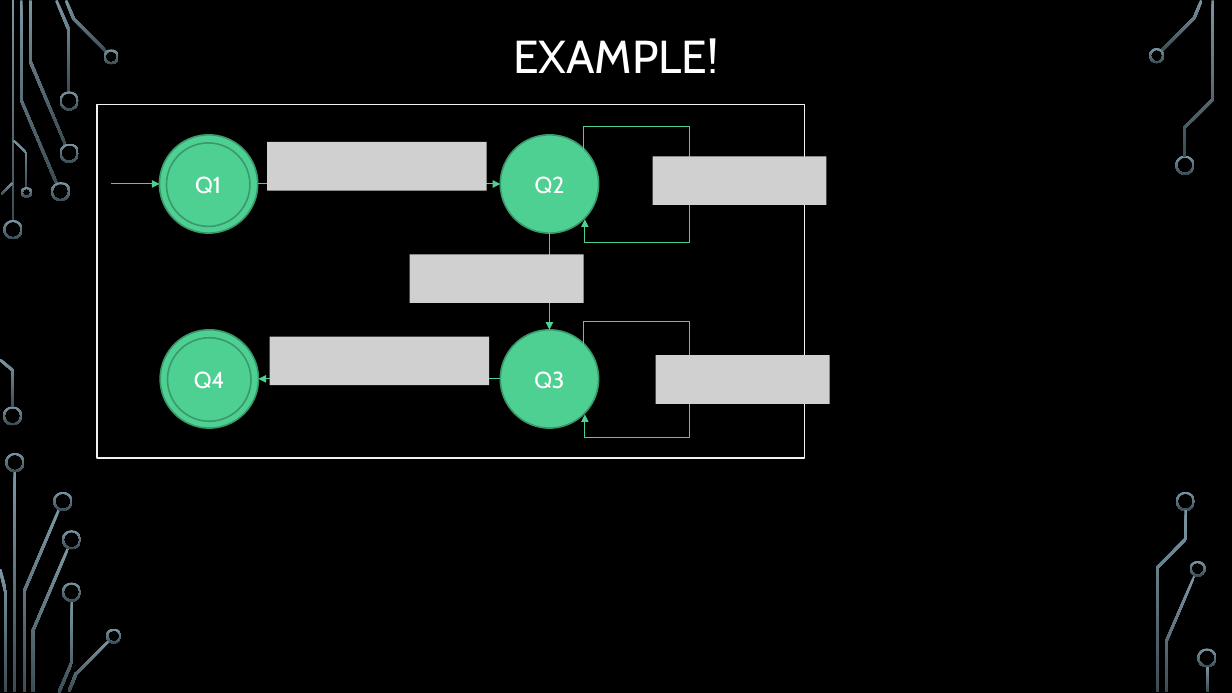
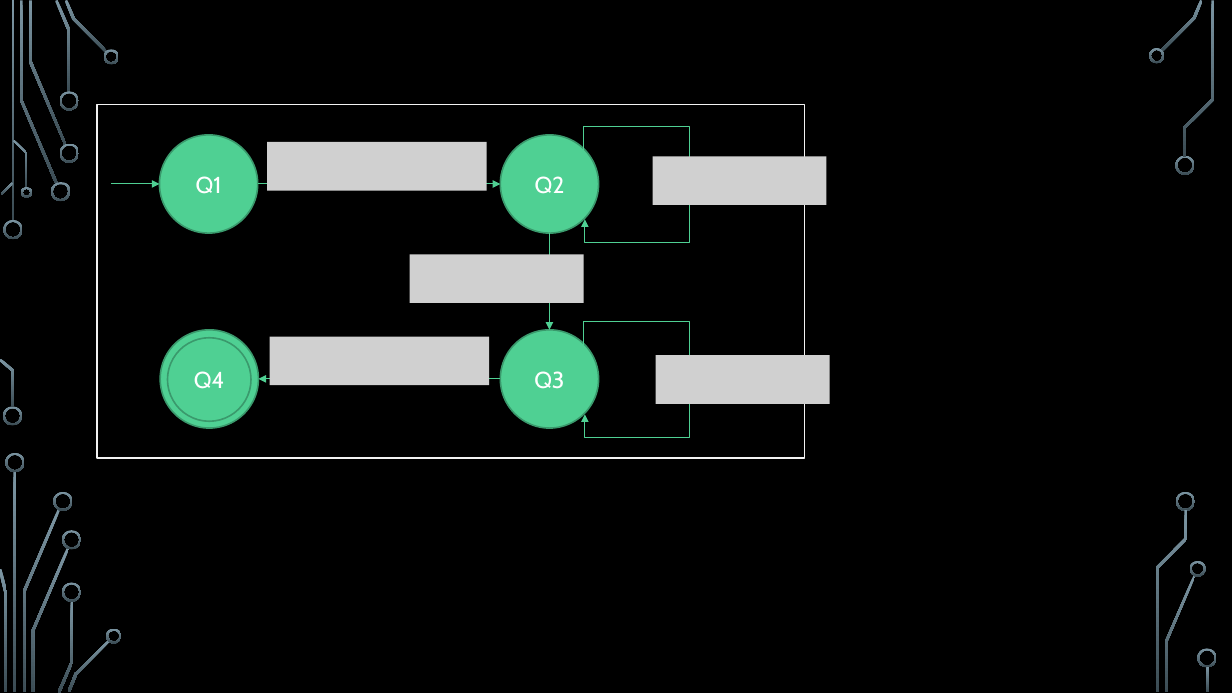
Before and after one commit to markfloryan/dmt2, a slide deck: slide 46 of slides/03-ContextFreeLanguages.pptx. Drawn at 1232x693 pixels with LibreOffice and Linux fonts; fonts in the diff are those of the drawing; grey boxes stand for pictures; background and template pictures are left out. Boxes give left, top, right and bottom in pixels: in the first picture for what was removed or moved away, otherwise in the second. Text is boxed around its words. In the diff, an @@ line names an element or a change of style, - is before the commit and + after.

Commit message:
small fix in cfg slides

```diff
--- a/slides/03-ContextFreeLanguages.pptx
+++ b/slides/03-ContextFreeLanguages.pptx
@@ title removed at <box>513,38,718,73</box> @@
-EXAMPLE!
@@ ellipse removed at <box>166,143,250,226</box> @@
-Q1
```
Also in this commit, not shown: 1 other slide changed, 1 other file.
